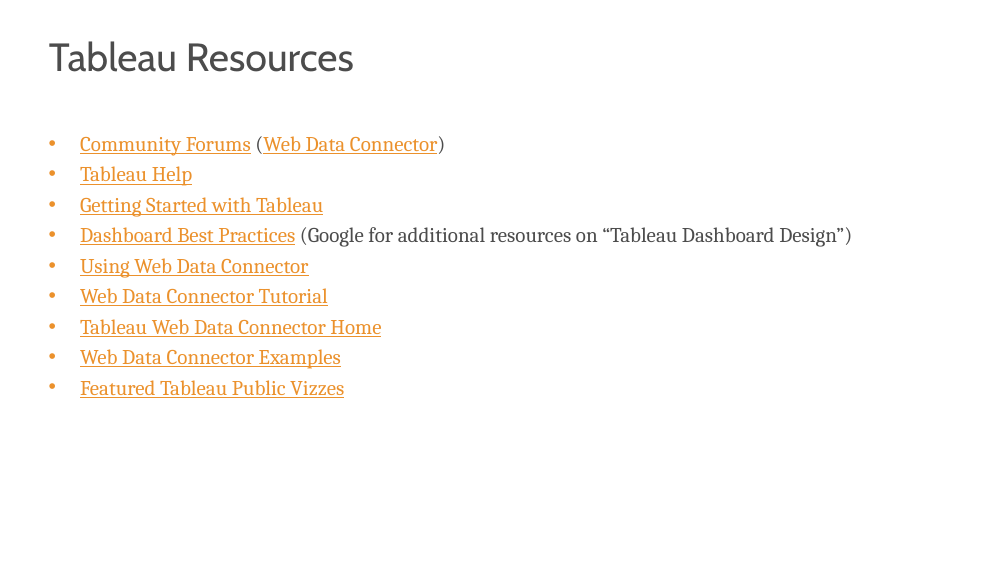
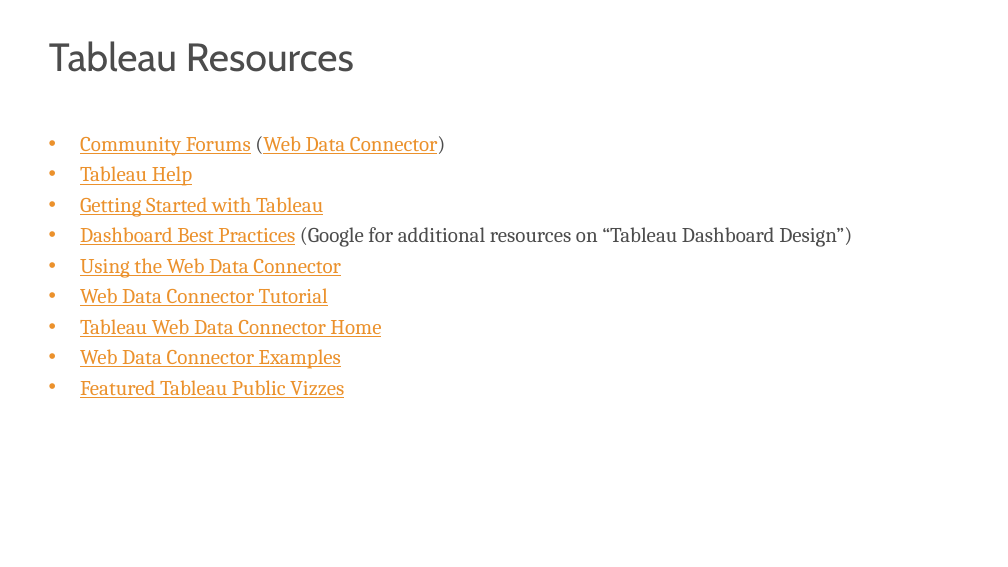
Before and after one commit to s-kyle-reed/data-lecture, a slide deck: slide 32 of lecture.pptx (slide 31 before the commit). Drawn at 1008x567 pixels with LibreOffice and Linux fonts; fonts in the diff are those of the drawing; background and template pictures are left out. Boxes give left, top, right and bottom in pixels: in the first picture for what was removed or moved away, otherwise in the second. Text is boxed around its words. In the diff, an @@ line names an element or a change of style, - is before the commit and + after.

```diff
--- a/lecture.pptx
+++ b/lecture.pptx
@@ text at (80,258,341,278): text changed @@
-• Using Web Data Connector
+• Using the Web Data Connector
```
Also in this commit, not shown: 1 slide added, 1 other file.
